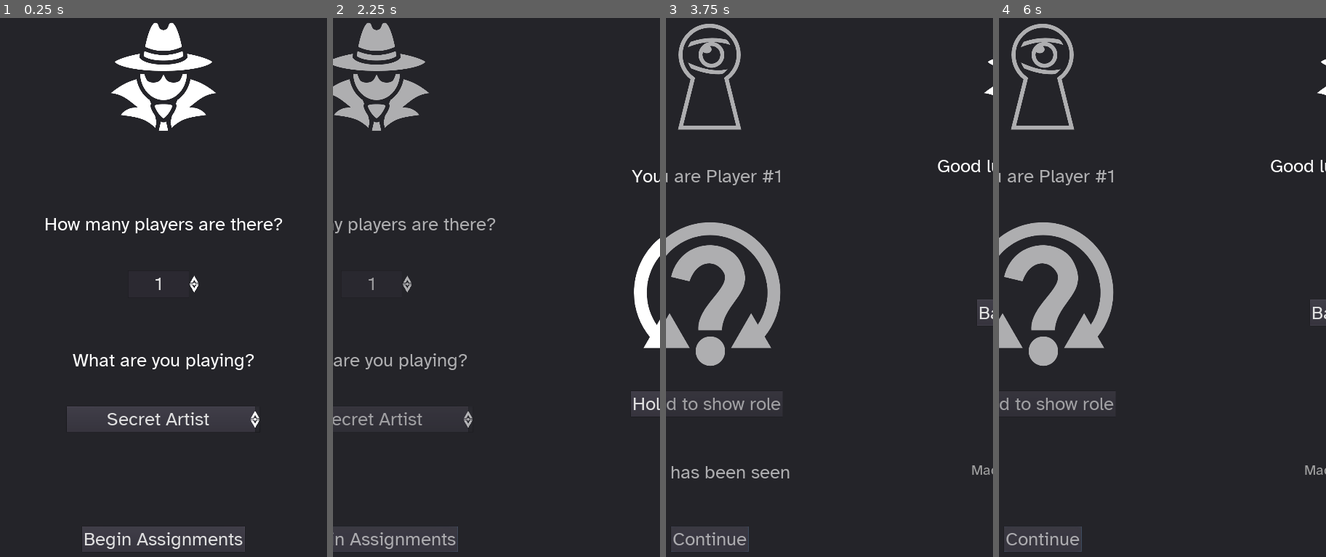
Above: before the commit, frames 1-4 (left to right).
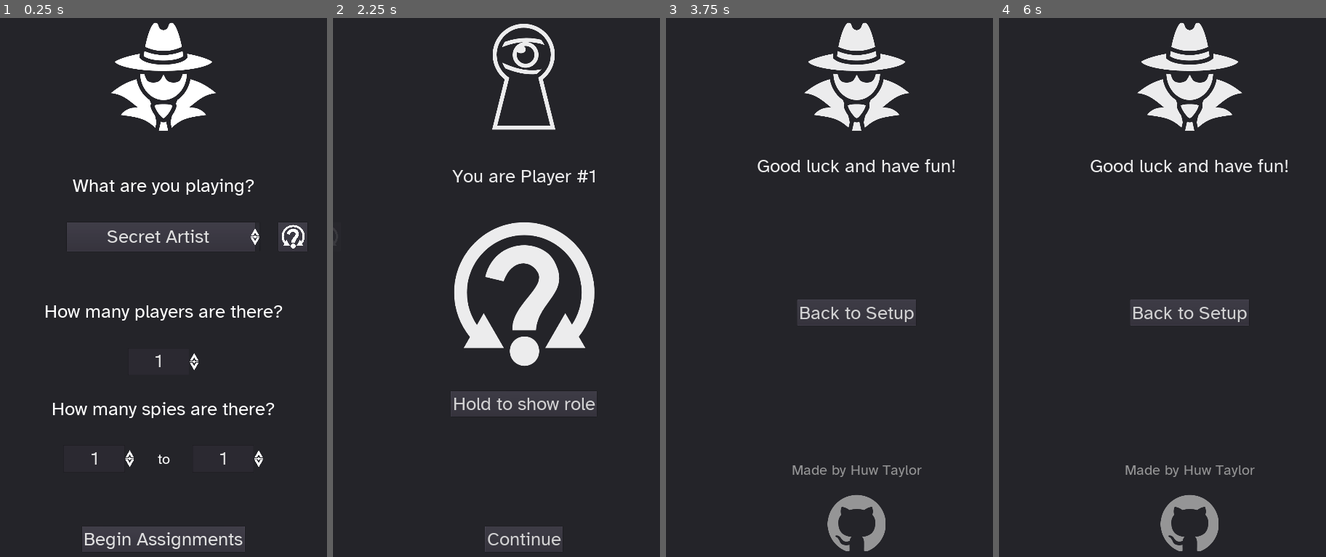
Above: after the commit, the same moments.

Repository: IMP1/spy-allocator
Game: Godot game, scene res://scenes/Main.tscn
Two runs of this game, one before a commit and one after it. Both use one fixed random seed, a clock stepped at 60 frames per second and the inputs below.
Inputs (mouse positions are in pixels of both pictures, inside the frame that each line leads up to):
- Up to frame 1 (0.25 s): no input
- Up to frame 2 (2.25 s): click "Secret Artist" at 0.5 s; click (627, 238) at 1.27 s; click "Begin Assignments" at 2 s
- Up to frame 3 (3.75 s): click "Hold to show role" at 2.75 s; click "Continue" at 3.5 s
- Up to frame 4 (6 s): click "Back to Setup" at 4.25 s; click "Begin Assignments" at 5 s; click "Continue" at 5.75 s

The runs differ from the first frame. In frame 1, 6.3% of the frame differs, in the area x 14-94%, y 29-84%; in frame 2, 14%, in the area x 0-100%, y 0-100%; in frame 3, 12%; in frame 4, 12%.

Commit message:
Add info to games and page to show it; Refactor transitions

Diff:
--- a/def/GameDef.gd
+++ b/def/GameDef.gd
@@ -3,4 +3,7 @@
 
 export(String) var name: String = ""
 export(String) var knowledge_format: String = ""
-export(Array, String) var possible_information: Array = []
+export(Array, String) var group_secrets: Array = []
+export(Dictionary) var individual_secrets: Dictionary = {}
+export(String) var link: String = ""
+export(String) var description: String = ""
--- a/games/SecretArtist.tres
+++ b/games/SecretArtist.tres
@@ -5,5 +5,9 @@
 [resource]
 script = ExtResource( 1 )
 name = "Secret Artist"
-knowledge_format = "You are drawing {secret}"
-possible_information = [ "Trumpet", "Shorts", "Actor", "Gold …(1665 unchanged characters)…
+knowledge_format = "You are drawing {group_secret}"
+group_secrets = [ "Trumpet", "Shorts", "Actor", "Gold …(1665 unchanged characters)…
+individual_secrets = {
+}
+link = "https://www.secretartist.ink/"
+description = "All players except the Secret Artist are given the same word that they collectively visualise, taking it in turns to draw one line at a time.At the end of a round, all players have a chance to discuss and identify the Secret Artist.If the other players guess who the Secret Artist is, the Secret Artist has the opportunity to win by correctly guessing the word."
--- a/games/SpyFall.tres
+++ b/games/SpyFall.tres
@@ -5,5 +5,27 @@
 [resource]
 script = ExtResource( 1 )
 name = "SpyFall"
-knowledge_format = "You are in/at a {secret}"
-possible_information = [ "Aeroplane", "Bank", "Beach", "Casino", "Cathedral", "Circus Tent", "Corporate Party", "Day Spa", "Embassy", "Hospital", "Hotel", "Military Base", "Ocean Liner", "Polar Station", "Space Station" ]
+knowledge_format = "You are a {ind_secret} at a {group_secret}"
+group_secrets = [ "Aeroplane", "Bank", "Beach", "Casino", "Cathedral", "Circus Tent", "Corporate Party", "Day Spa", "Embassy", "Film Studio", "Hospital", "Hotel", "Military Base", "Ocean Liner", "Polar Station", "Police Station", "Space Station", "University" ]
+individual_secrets = {
+"Aeroplane": [ "First Class Passenger", "On-board Security", "Flight Attendant", "Captain", "Co-pilot", "Economy Class Passenger" ],
+"Bank": [ "Manager", "Security Guard", "Clerk", "Customer", "Armoured Car Driver", "Robber" ],
+"Beach": [ "Lifeguard", "Beach Goer", "Photographer", "Ice Cream Van Driver", "Surfer", "Swimmer" ],
+"Casino": [ "Security Guard", "Gambler", "Card Dealer", "Hustler", "Manager", "Drinks Server" ],
+"Cathedral": [ "Priest", "Sinner", "Tourist", "Choir Singer", "Beggar", "Donor" ],
+"Circus Tent": [ "Acrobat", "Clown", "Fire Eater", "Juggler", "Attendee", "Animal Trainer" ],
+"Corporate Party": [ "Entertainer", "Manager", "Secretary", "Accountant", "CEO", "Unexpected Guest" ],
+"Day Spa": [ "Massage Therapist", "Manicurist", "Dermatologist", "Customer", "Stylist", "Make-up Artist" ],
+"Embassy": [ "Secretary", "Security Guard", "Diplomat", "Government Official", "Refugee", "Tourist" ],
+"Film Studio": [ "Camera Operator", "Director", "Actor", "Costume Artist", "Sound Engineer", "Stunt Performer" ],
+"Hospital": [ "Nurse", "Doctor", "Anaesthetist", "Patient", "Surgeon", "Medical Student" ],
+"Hotel": [ "Concierge", "Manager", "Caretaker", "Porter", "Customer", "Security Guard" ],
+"Military Base": [ "General", "Tank Engineer", "Sniper", "Medic", "Soldier", "Deserter" ],
+"Ocean Liner": [ "Cook", "Captain", "Bartender", "Musician", "Waiter", "Wealthy Passenger" ],
+"Polar Station": [ "Field Doctor", "Geologist", "Hydrologist", "Meteorologist", "Expedition Leader", "Radio Operator" ],
+"Police Station": [ "Detective", "Lawyer", "Journalist", "Archivist", "Police Officer", "Criminal" ],
+"Space Satation": [ "Engineer", "Pilot", "Doctor", "Commander", "Scientist", "Space Tourist" ],
+"University": [ "Professor", "Student", "Cleaner", "Graduate Student", "Dean", "Psychologist" ]
+}
+link = "https://www.spyfall.app/"
+description = "Spyfall is a 2014 card game for 3–8 players designed by Alexandr Ushan and published by Hobby World."
--- /dev/null
+++ b/gui/GameDetails.gd
@@ -0,0 +1,20 @@
+extends Control
+
+var _game: SpyGame
+
+onready var _link: Button = $Control/About/Link as Button
+onready var _description: RichTextLabel = $Control/About/Description as RichTextLabel
+onready var _secret_list: Container = $Control/Secrets/ScrollContainer/Box/List as Container
+
+func setup(game: SpyGame) -> void:
+	_game = game
+	_link.text = game.link
+	_description.text = game.description
+	for secret in game.group_secrets:
+		var label := Label.new()
+		_secret_list.add_child(label)
+		label.text = secret
+		label.set("custom_fonts/font", _link.get("custom_fonts/font"))
+
+func _open_link() -> void:
+	OS.shell_open(_link.text)
--- /dev/null
+++ b/gui/GameDetails.tscn
@@ -0,0 +1,85 @@
+[gd_scene load_steps=5 format=2]
+
+[ext_resource path="res://assets/AtkinsonHyperlegible-Regular.ttf" type="DynamicFontData" id=1]
+[ext_resource path="res://gui/GameDetails.gd" type="Script" id=2]
+
+[sub_resource type="DynamicFont" id=4]
+size = 48
+font_data = ExtResource( 1 )
+
+[sub_resource type="DynamicFont" id=2]
+size = 64
+font_data = ExtResource( 1 )
+
+[node name="GameDetails" type="Control"]
+anchor_right = 1.0
+anchor_bottom = 1.0
+margin_top = 90.0
+script = ExtResource( 2 )
+
+[node name="Control" type="Control" parent="."]
+anchor_right = 1.0
+anchor_bottom = 1.0
+margin_left = 64.0
+margin_top = 64.0
+margin_right = -64.0
+margin_bottom = -64.0
+
+[node name="About" type="VBoxContainer" parent="Control"]
+anchor_right = 1.0
+anchor_bottom = 0.5
+margin_bottom = -128.0
+custom_constants/separation = 64
+
+[node name="Link" type="Button" parent="Control/About"]
+margin_right = 952.0
+margin_bottom = 66.0
+custom_fonts/font = SubResource( 4 )
+
+[node name="Description" type="RichTextLabel" parent="Control/About"]
+margin_top = 130.0
+margin_right = 952.0
+margin_bottom = 191.0
+custom_fonts/normal_font = SubResource( 4 )
+fit_content_height = true
+
+[node name="Secrets" type="Control" parent="Control"]
+anchor_top = 0.5
+anchor_right = 1.0
+anchor_bottom = 1.0
+
+[node name="Title" type="Label" parent="Control/Secrets"]
+margin_right = 952.0
+margin_bottom = 80.0
+custom_fonts/font = SubResource( 2 )
+text = "Secrets"
+align = 1
+
+[node name="ScrollContainer" type="ScrollContainer" parent="Control/Secrets"]
+anchor_left = 0.5
+anchor_right = 0.5
+anchor_bottom = 1.0
+margin_top = 128.0
+grow_horizontal = 2
+rect_min_size = Vector2( 0, 640 )
+size_flags_horizontal = 3
+size_flags_vertical = 3
+scroll_horizontal_enabled = false
+
+[node name="Box" type="HBoxContainer" parent="Control/Secrets/ScrollContainer"]
+margin_right = 68.0
+margin_bottom = 3.0
+
+[node name="List" type="GridContainer" parent="Control/Secrets/ScrollContainer/Box"]
+margin_bottom = 3.0
+grow_horizontal = 2
+custom_constants/hseparation = 128
+columns = 2
+
+[node name="VSeparator" type="VSeparator" parent="Control/Secrets/ScrollContainer/Box"]
+margin_left = 4.0
+margin_right = 68.0
+margin_bottom = 3.0
+rect_min_size = Vector2( 64, 0 )
+
+[connection signal="pressed" from="Control/About/Link" to="." method="_open_link"]
--- a/scenes/Finish.gd
+++ b/scenes/Finish.gd
@@ -6,5 +6,7 @@
 	OS.shell_open(GITHUB_URL)
 
 func _reset() -> void:
+	# TODO: Some other transition
+	var transition: int = Scene.Transition.FLY + Scene.Transition.RIGHT + Scene.Transition.FADE
 	var scene: Scene = load("res://scenes/Setup.tscn").instance()
-	_main_scene.change_scene(scene)
+	_main_scene.change_scene(scene, transition, transition)
--- /dev/null
+++ b/scenes/GameInfo.gd
@@ -0,0 +1,21 @@
+extends Scene
+
+const GAME_DETAILS = preload("res://gui/GameDetails.tscn")
+var SETUP = load("res://scenes/Setup.tscn") # A var to avoid cyclical dependencies
+
+var games: Array = []
+
+onready var _tabs: TabContainer = $TabContainer as TabContainer
+
+func _ready() -> void:
+	for game in games:
+		print(game)
+		var details = GAME_DETAILS.instance()
+		_tabs.add_child(details)
+		details.name = game.name
+		details.setup(game)
+
+func _back() -> void:
+	var transition: int = Scene.Transition.FLY + Scene.Transition.UP + Scene.Transition.FADE
+	var scene: Scene = SETUP.instance()
+	_main_scene.change_scene(scene, transition, transition)
--- /dev/null
+++ b/scenes/GameInfo.tscn
@@ -0,0 +1,37 @@
+[gd_scene load_steps=5 format=2]
+
+[ext_resource path="res://scenes/GameInfo.gd" type="Script" id=1]
+[ext_resource path="res://assets/AtkinsonHyperlegible-Regular.ttf" type="DynamicFontData" id=2]
+
+[sub_resource type="DynamicFont" id=2]
+size = 64
+font_data = ExtResource( 2 )
+
+[sub_resource type="StyleBoxEmpty" id=3]
+
+[node name="GameInfo" type="Control"]
+anchor_right = 1.0
+anchor_bottom = 1.0
+script = ExtResource( 1 )
+
+[node name="TabContainer" type="TabContainer" parent="."]
+anchor_right = 1.0
+anchor_bottom = 1.0
+margin_top = 64.0
+margin_bottom = -256.0
+custom_fonts/font = SubResource( 2 )
+custom_styles/panel = SubResource( 3 )
+
+[node name="Back" type="Button" parent="."]
+anchor_left = 0.5
+anchor_top = 1.0
+anchor_right = 0.5
+anchor_bottom = 1.0
+margin_top = -64.0
+margin_bottom = -64.0
+grow_horizontal = 2
+grow_vertical = 0
+custom_fonts/font = SubResource( 2 )
+text = "Back"
+
+[connection signal="pressed" from="Back" to="." method="_back"]
--- a/scenes/Main.gd
+++ b/scenes/Main.gd
@@ -3,14 +3,17 @@
 onready var _scene_container: Node = $CurrentScene as Node
 onready var _current_scene: Scene = $CurrentScene.get_child(0) as Scene
 
-func change_scene(next_scene: Scene) -> void:
+const DEFAULT_TRANS = Scene.Transition.LEFT + Scene.Transition.FLY + Scene.Transition.FADE
+const DEFAULT_DURATION = 0.2
+
+func change_scene(next_scene: Scene, trans_in=DEFAULT_TRANS, trans_out=DEFAULT_TRANS, duration=DEFAULT_DURATION) -> void:
 	_scene_container.add_child(next_scene)
 	if _current_scene != null:
 		_current_scene.mouse_filter = Control.MOUSE_FILTER_IGNORE
 		_current_scene.connect("transitioned_out", self, "_scene_finished", [_current_scene])
-		_current_scene.transition_out()
+		_current_scene.transition_out(trans_out, duration)
 	_current_scene = next_scene
-	_current_scene.transition_in()
+	_current_scene.transition_in(trans_in, duration)
 
 func _scene_finished(scene: Scene):
 	scene.queue_free()
--- a/scenes/PlayerAssignments.gd
+++ b/scenes/PlayerAssignments.gd
@@ -4,6 +4,8 @@
 const FINISH_SCENE = preload("res://scenes/Finish.tscn")
 
 var player_count: int = 1
+var spy_count_min: int = 1
+var spy_count_max: int = 1
 var game: SpyGame
 
 var _rng: RandomNumberGenerator = RandomNumberGenerator.new()
@@ -13,15 +15,26 @@
 
 func _ready():
 	_rng.randomize()
-	var n := _rng.randi_range(0, game.possible_information.size() - 1)
-	var secret: String = game.possible_information[n]
+	var n := _rng.randi_range(0, game.group_secrets.size() - 1)
+	var group_secret: String = game.group_secrets[n]
+	var individual_secret: String =  ""
+	if game.individual_secrets.has(group_secret):
+		var i := _rng.randi_range(0, game.individual_secrets[group_secret].size() - 1)
+		individual_secret = game.individual_secrets[group_secret][i]
 	for i in player_count:
 		var assignment_scene = PLAYER_ASSIGNMENT.instance()
 		_assignments.add_child(assignment_scene)
 		assignment_scene.player_number = (i+1)
-		assignment_scene.role = game.knowledge_format.format({"secret": secret})
-	var spy := _rng.randi_range(0, player_count - 1)
-	_assignments.get_child(spy).role = "You are the Spy"
+		var secrets: Dictionary = {"group_secret": group_secret, "ind_secret": individual_secret}
+		assignment_scene.role = game.knowledge_format.format(secrets)
+	var spy_count: int = _rng.randi_range(spy_count_min, spy_count_max)
+	var spies = []
+	while spies.size() < spy_count:
+		var spy := _rng.randi_range(0, player_count - 1)
+		if not spy in spies:
+			spies.append(spy)
+	for spy in spies:
+		_assignments.get_child(spy).role = "You are the Spy"
 
 func _next_player() -> void:
 	if _assignments.current_tab == player_count - 1:
--- a/scenes/Scene.gd
+++ b/scenes/Scene.gd
@@ -4,22 +4,45 @@
 signal transitioned_in()
 signal transitioned_out()
 
-var transition_duration: float = 0.5
+enum Transition { LEFT = 0, RIGHT = 1, UP = 2, DOWN = 3, FLY = 4, FADE = 8 }
+
 onready var _window_width: float = ProjectSettings.get_setting("display/window/size/width")
 onready var _window_height: float = ProjectSettings.get_setting("display/window/size/height")
 
 onready var _main_scene = get_node("/root/Main")
 
-func transition_out() -> void:
+func transition_out(transition: int, duration: float) -> void:
 	var tween := get_tree().create_tween()
 	tween.set_parallel(true)
-	tween.tween_property(self, "modulate", Color(1, 1, 1, 0.0), transition_duration)
-	tween.tween_property(self, "rect_position", Vector2(-_window_width, 0), transition_duration)
+	var trans_direction = transition & 0x3
+	if transition & Transition.FADE:
+		tween.tween_property(self, "modulate", Color(1, 1, 1, 0.0), duration)
+	if transition & Transition.FLY:
+		if trans_direction == Transition.LEFT:
+			tween.tween_property(self, "rect_position", Vector2(-_window_width, 0), duration)
+		elif trans_direction == Transition.RIGHT:
+			tween.tween_property(self, "rect_position", Vector2(_window_width, 0), duration)
+		elif trans_direction == Transition.UP:
+			tween.tween_property(self, "rect_position", Vector2(0, -_window_height), duration)
+		elif trans_direction == Transition.DOWN:
+			tween.tween_property(self, "rect_position", Vector2(0, _window_height), duration)
 	tween.play()
 
-func transition_in() -> void:
-	rect_position.x = _window_width
+func transition_in(transition: int, duration: float) -> void:
 	var tween := get_tree().create_tween()
 	tween.set_parallel(true)
-	tween.tween_property(self, "rect_position", Vector2(0, 0), transition_duration)
+	var trans_direction = transition & 0x3
+	if transition & Transition.FADE:
+		modulate.a = 0
+		tween.tween_property(self, "modulate", Color(1, 1, 1, 1.0), duration)
+	if transition & Transition.FLY:
+		if trans_direction == Transition.LEFT:
+			rect_position.x = _window_width
+		elif trans_direction == Transition.RIGHT:
+			rect_position.x = -_window_width
+		elif trans_direction == Transition.UP:
+			rect_position.y = _window_height
+		elif trans_direction == Transition.DOWN:
+			rect_position.y = -_window_height
+		tween.tween_property(self, "rect_position", Vector2(0, 0), duration)
 	tween.play()
--- a/scenes/Setup.gd
+++ b/scenes/Setup.gd
@@ -1,5 +1,6 @@
 extends Scene
 
+const GAME_INFO = preload("res://scenes/GameInfo.tscn")
 const ASSIGNMENT_SCENE = preload("res://scenes/PlayerAssignments.tscn")
 const GAMES_PATH = "res://games"
 
@@ -7,6 +8,8 @@
 
 onready var _count_input: SpinBox = $PlayerCount/Input as SpinBox
 onready var _game_input: OptionButton = $GameInfo/Option as OptionButton
+onready var _min_spy_input: SpinBox = $SpyCount/Min as SpinBox
+onready var _max_spy_input: SpinBox = $SpyCount/Max as SpinBox
 onready var _next_button: Button = $Button as Button
 
 func _ready():
@@ -23,15 +26,30 @@
 		_possible_games.append(game)
 		_game_input.add_item(game.name)
 	dir.list_dir_end()
+	_min_spy_input.max_value = _count_input.value
+	_max_spy_input.max_value = _count_input.value
 
 func _number_changed(new_num: float) -> void:
-	if new_num > 0:
-		_next_button.disabled = false
+	_min_spy_input.max_value = new_num
+	_max_spy_input.max_value = new_num
+
+func _min_spy_changed(new_num: float) -> void:
+	_max_spy_input.min_value = new_num
 
 func _next_scene() -> void:
 	var player_count: int = _count_input.value as int
+	var spy_count_min: int = _min_spy_input.value as int
+	var spy_count_max: int = _max_spy_input.value as int
 	var game: SpyGame = _possible_games[_game_input.selected]
 	var scene: Scene = ASSIGNMENT_SCENE.instance()
 	scene.player_count = player_count
+	scene.spy_count_min = spy_count_min
+	scene.spy_count_max = spy_count_max
 	scene.game = game
 	_main_scene.change_scene(scene)
+
+func _show_game_info() -> void:
+	var transition = Scene.Transition.FLY + Scene.Transition.DOWN + Scene.Transition.FADE
+	var scene: Scene = GAME_INFO.instance()
+	scene.games = _possible_games
+	_main_scene.change_scene(scene, transition, transition)
--- a/scenes/Setup.tscn
+++ b/scenes/Setup.tscn
@@ -1,18 +1,14 @@
-[gd_scene load_steps=10 format=2]
+[gd_scene load_steps=12 format=2]
 
 [ext_resource path="res://scenes/Setup.gd" type="Script" id=1]
 [ext_resource path="res://assets/AtkinsonHyperlegible-Regular.ttf" type="DynamicFontData" id=2]
 [ext_resource path="res://assets/spy.png" type="Texture" id=3]
 [ext_resource path="res://assets/virtual-marker.png" type="Texture" id=4]
+[ext_resource path="res://assets/uncertainty.png" type="Texture" id=5]
 
 [sub_resource type="DynamicFont" id=2]
 size = 64
 font_data = ExtResource( 2 )
-
-[sub_resource type="Theme" id=3]
-default_font = SubResource( 2 )
-LineEdit/fonts/font = SubResource( 2 )
-SpinBox/icons/updown = ExtResource( 4 )
 
 [sub_resource type="DynamicFont" id=5]
 size = 64
@@ -25,6 +21,15 @@
 
 [sub_resource type="DynamicFont" id=4]
 size = 64
+font_data = ExtResource( 2 )
+
+[sub_resource type="Theme" id=3]
+default_font = SubResource( 2 )
+LineEdit/fonts/font = SubResource( 2 )
+SpinBox/icons/updown = ExtResource( 4 )
+
+[sub_resource type="DynamicFont" id=7]
+size = 48
 font_data = ExtResource( 2 )
 
 [node name="Setup" type="Control"]
@@ -42,12 +47,52 @@
 texture = ExtResource( 3 )
 expand = true
 
+[node name="GameInfo" type="Control" parent="."]
+anchor_top = 0.5
+anchor_right = 1.0
+anchor_bottom = 0.5
+margin_top = -384.0
+margin_bottom = -384.0
+
+[node name="Label" type="Label" parent="GameInfo"]
+anchor_right = 1.0
+custom_fonts/font = SubResource( 2 )
+text = "What are you playing?"
+align = 1
+
+[node name="Option" type="OptionButton" parent="GameInfo"]
+anchor_left = 0.5
+anchor_right = 0.5
+margin_left = -128.0
+margin_top = 160.0
+margin_right = 128.0
+margin_bottom = 160.0
+grow_horizontal = 2
+rect_min_size = Vector2( 640, 96 )
+theme = SubResource( 6 )
+custom_fonts/font = SubResource( 4 )
+align = 1
+
+[node name="Info" type="Button" parent="GameInfo"]
+anchor_left = 1.0
+anchor_top = 0.5
+anchor_right = 1.0
+anchor_bottom = 0.5
+margin_left = -128.0
+margin_top = 160.0
+margin_right = -64.0
+margin_bottom = 160.0
+grow_horizontal = 0
+rect_min_size = Vector2( 96, 96 )
+icon = ExtResource( 5 )
+expand_icon = true
+
 [node name="PlayerCount" type="Control" parent="."]
 anchor_top = 0.5
 anchor_right = 1.0
 anchor_bottom = 0.5
-margin_top = -256.0
-margin_bottom = -256.0
+margin_top = 32.0
+margin_bottom = 32.0
 
 [node name="Label" type="Label" parent="PlayerCount"]
 anchor_right = 1.0
@@ -61,42 +106,70 @@
 anchor_left = 0.5
 anchor_right = 0.5
 margin_left = -64.0
-margin_top = 192.0
+margin_top = 160.0
 margin_right = 64.0
-margin_bottom = 192.0
+margin_bottom = 160.0
 grow_horizontal = 2
 theme = SubResource( 3 )
 min_value = 1.0
 max_value = 10.0
 value = 1.0
+rounded = true
 allow_greater = true
 align = 1
 
-[node name="GameInfo" type="Control" parent="."]
+[node name="SpyCount" type="Control" parent="."]
 anchor_top = 0.5
 anchor_right = 1.0
 anchor_bottom = 0.5
-margin_top = 192.0
-margin_bottom = 192.0
+margin_top = 352.0
+margin_bottom = 352.0
 
-[node name="Label" type="Label" parent="GameInfo"]
+[node name="Label" type="Label" parent="SpyCount"]
 anchor_right = 1.0
+margin_bottom = 80.0
 custom_fonts/font = SubResource( 2 )
-text = "What are you playing?"
+text = "How many spies are there?"
 align = 1
 
-[node name="Option" type="OptionButton" parent="GameInfo"]
+[node name="Min" type="SpinBox" parent="SpyCount"]
 anchor_left = 0.5
 anchor_right = 0.5
-margin_left = -128.0
-margin_top = 192.0
-margin_right = 128.0
-margin_bottom = 10.0
-grow_horizontal = 2
-rect_min_size = Vector2( 640, 0 )
-theme = SubResource( 6 )
-custom_fonts/font = SubResource( 4 )
+margin_left = -96.0
+margin_top = 160.0
+margin_right = -96.0
+margin_bottom = 160.0
+grow_horizontal = 0
+theme = SubResource( 3 )
+max_value = 1.0
+value = 1.0
+rounded = true
 align = 1
+
+[node name="Max" type="SpinBox" parent="SpyCount"]
+anchor_left = 0.5
+anchor_right = 0.5
+margin_left = 96.0
+margin_top = 160.0
+margin_right = 96.0
+margin_bottom = 160.0
+theme = SubResource( 3 )
+max_value = 1.0
+value = 1.0
+rounded = true
+align = 1
+
+[node name="Range" type="Label" parent="SpyCount"]
+anchor_left = 0.5
+anchor_right = 0.5
+margin_left = -21.0
+margin_top = 160.0
+margin_right = 22.0
+margin_bottom = 250.0
+custom_fonts/font = SubResource( 7 )
+text = "to"
+align = 1
+valign = 1
 
 [node name="Button" type="Button" parent="."]
 anchor_left = 0.5
@@ -111,5 +184,8 @@
 disabled = true
 text = "Begin Assignments"
 
+[connection signal="pressed" from="GameInfo/Info" to="." method="_show_game_info"]
 [connection signal="value_changed" from="PlayerCount/Input" to="." method="_number_changed"]
+[connection signal="value_changed" from="SpyCount/Min" to="." method="_min_spy_changed"]
+[connection signal="value_changed" from="SpyCount/Max" to="." method="_max_spy_changed"]
 [connection signal="pressed" from="Button" to="." method="_next_scene"]
